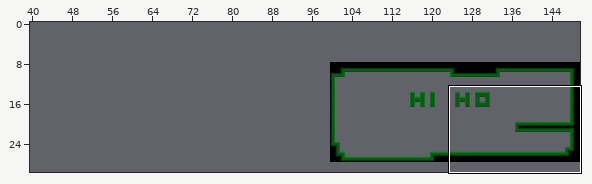
Tiled map -- Overgrown/Content/Tilemaps/TileMapTemp.tmx. The picture above shows the old version from afar; the outline marks the close-up.
Close-up. Before the commit:
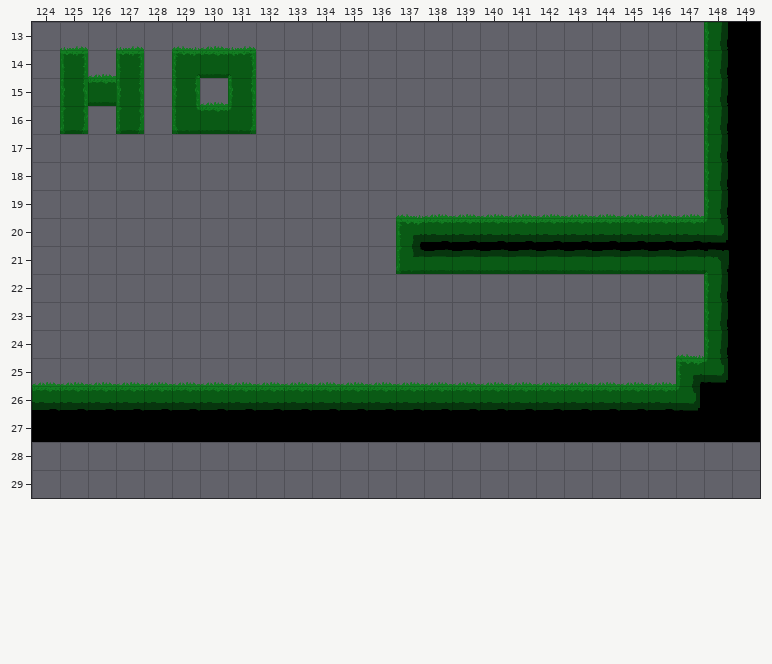
Cells are 32x32 px. Shown: x 124..149, y 13..29. The commit also changed other parts of the map, which this record leaves out. The old version is drawn lined up with the new one.
After:
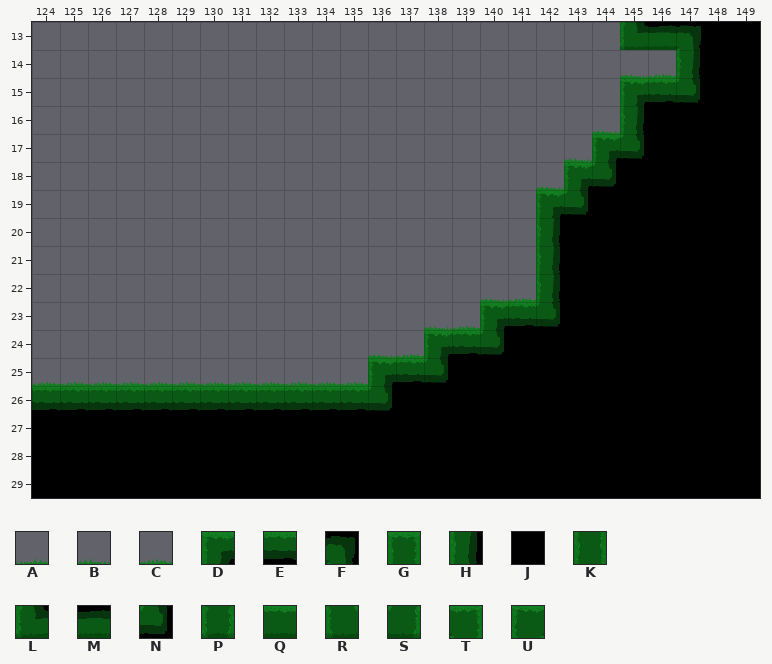
Key: from "Overgrown Start Tileset": A 1, B 3, C 4, D 16, E 17, F 22, G 24, H 29, J 30, K 37, L 42, M 43, N 48, P 50, Q 67, R 70, S 72, T 74, U 76.
_ is an empty cell.
The exact change:
map size 50x20 -> 150x30 cells (old content now starts at 100,8; both pictures use the new coordinates)
Layer "terrain":
y 13: x 125 A -> _; x 127 A -> _; x 129..131 BCA -> ___; x 145..148 ___H -> LMFJ
y 14: x 125..127 GCG -> ___; x 129..131 UQT -> ___; x 145..148 ___H -> BCHJ
y 15: x 125..127 KQK -> ___; x 129..131 KCK -> ___; x 145..148 ___H -> DENJ
y 16: x 125 P -> _; x 127 P -> _; x 129..131 RQS -> ___; x 144..148 ____H -> BHJJJ
y 17: x 143..148 _____H -> BDNJJJ
y 18: x 142..148 ______H -> BDNJJJJ
y 19: x 137..148 BCCCCCCCCCCH -> _____DNJJJJJ
y 20: x 137..148 DEEEEEEEEEEN -> _____HJJJJJJ
y 21: x 137..148 LMMMMMMMMMMF -> _____HJJJJJJ
y 22: x 140..148 ________H -> BCHJJJJJJ
y 23: x 138..148 __________H -> BCDENJJJJJJ
y 24: x 136..148 ___________BH -> BCDENJJJJJJJJ
y 25: x 136..148 CCCCCCCCCCCDN -> DENJJJJJJJJJJ
y 26: x 136..147 EEEEEEEEEEEN -> NJJJJJJJJJJJ
y 28..29: x 124..149 __________________________ -> JJJJJJJJJJJJJJJJJJJJJJJJJJ
Changed places in both close-ups, as pixel boxes (x1, y1, x2, y2):
removed: (60, 46, 144, 134)
removed: (172, 46, 256, 134)
changed: (368, 22, 729, 411)
added: (32, 442, 760, 498)
